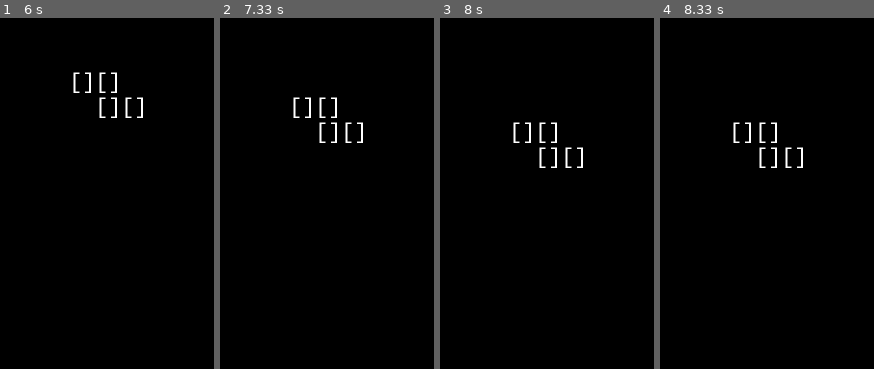
Above: before the commit, frames 1-4 (left to right).
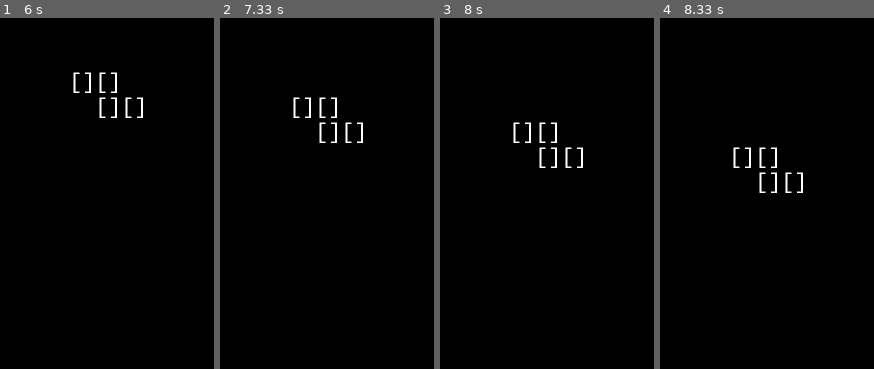
Above: after the commit, the same moments.

Repository: SikkandarSulaiman/TetrisGame
Game: pygame game, started from src/main.py
The game is run twice, just before and just after one commit, with the same random seed, the same clock (stepped at 60 frames per second) and the same inputs.
Inputs:
- Up to frame 1 (6 s): tap Space at 0.33, 1.13, 1.63, 2.08, 2.72, 3.43, 4.28, 5.28 s; tap I at 0.67 s
- Up to frame 2 (7.33 s): tap Space at 6.38 s
- Up to frame 3 (8 s): tap Space at 7.4 s
- Up to frame 4 (8.33 s): no input
The pictures show only the part of the screen within x 25-75%, y 0-50%; the shares and areas given below are measured in that part.

Frames 1-3 are identical in both runs. In frame 4, 1.1% of the frame differs, in the area x 34-67%, y 29-50%.

Commit message:
Added sleep in input to limit CPU usage

Diff:
--- a/src/ui_gamescreen_pyg.py
+++ b/src/ui_gamescreen_pyg.py
@@ -94,5 +94,5 @@
                 sleep(.1)
                 return True
 
-            # sleep(.001)
+            sleep(.001)
         return updated
